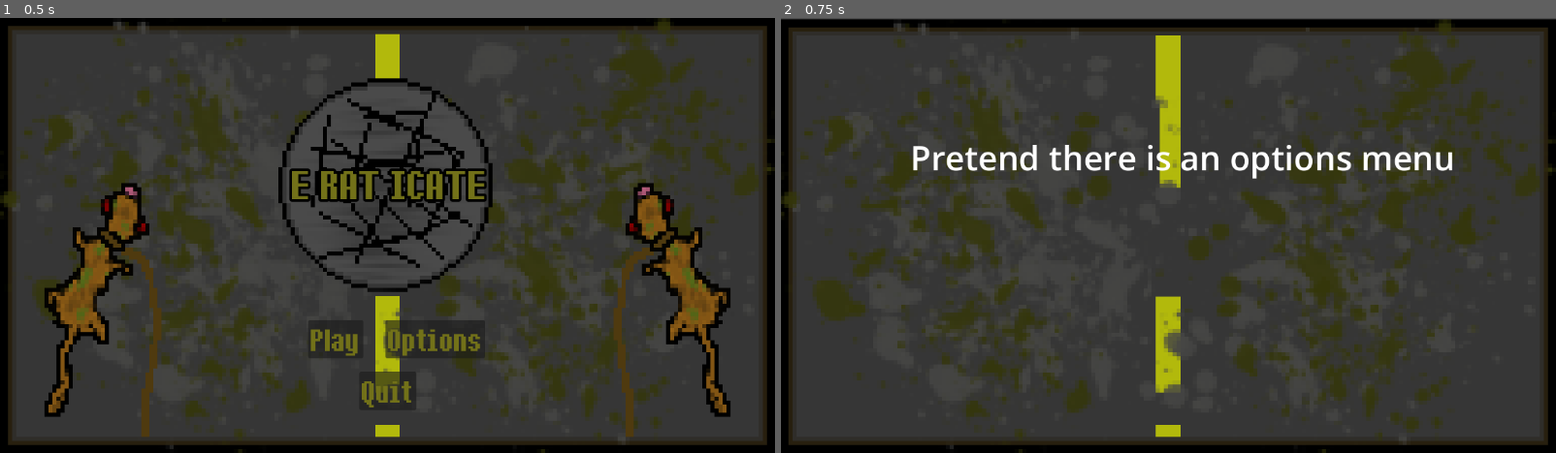
Above: before the commit, frames 1-2 (left to right).
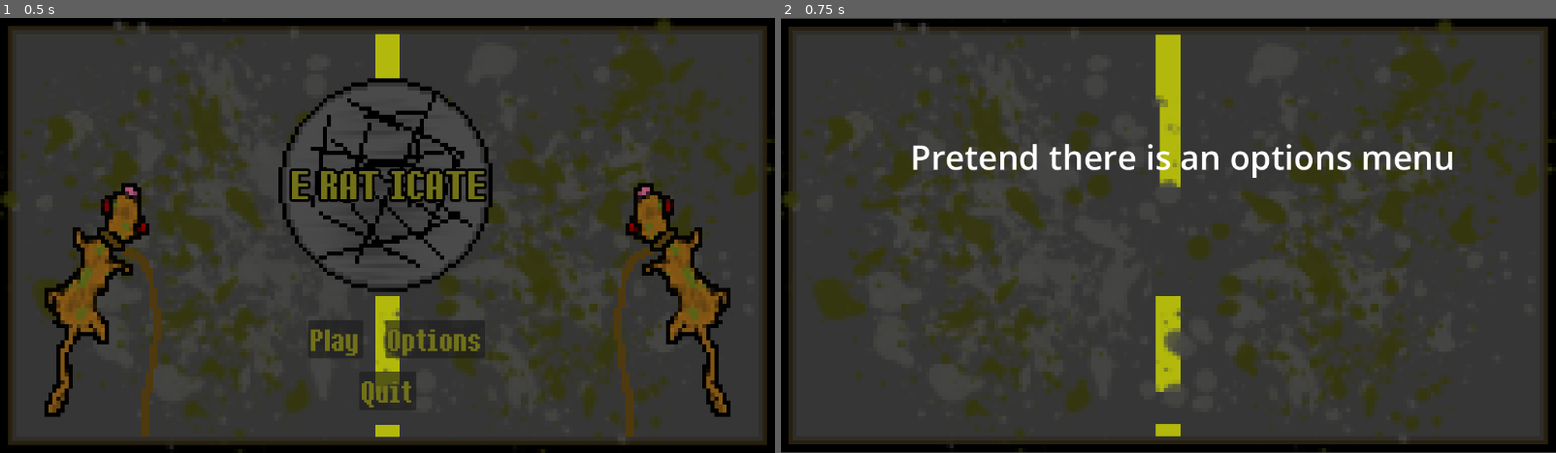
Above: after the commit, the same moments.

Repository: jjoseph-3/digi-game
Game: Godot game, scene res://Scenes/Title.tscn
Two runs of this game, one before a commit and one after it. Both use one fixed random seed, a clock stepped at 60 frames per second and the inputs below. Before the commit the project has no main scene; this scene is started directly in both runs.
Inputs:
- Up to frame 1 (0.5 s): no input
- Up to frame 2 (0.75 s): click "Options" at 0.5 s

Frame 1 is identical in both runs. In frame 2, 1.9% of the frame differs, in the area x 0-100%, y 0-100%.
Error before the commit: Invalid assignment on read-only value (on base: 'Dictionary'). (res://Scripts/player.gd:70)

Commit message:
comments magic strings numbers, ect

Diff:
--- a/main-game/Scenes/combat_ui.tscn
+++ b/main-game/Scenes/combat_ui.tscn
@@ -7,6 +7,10 @@
 [ext_resource type="FontFile" uid="uid://dibyr15oxrosn" path="res://ithaca-font/Ithaca-LVB75.ttf" id="5_oemdt"]
 [ext_resource type="Texture2D" uid="uid://ba5pnrhp35ilw" path="res://game_background.png" id="6_8xikn"]
 [ext_resource type="Texture2D" uid="uid://c81g657t7k1wk" path="res://icon.svg" id="7_bcns5"]
+
+[sub_resource type="LabelSettings" id="LabelSettings_bcns5"]
+font = ExtResource("5_oemdt")
+font_color = Color(0.52863, 0.5247975, 9.62615e-07, 1)
 
 [sub_resource type="StyleBoxFlat" id="StyleBoxFlat_4s1nj"]
 bg_color = Color(0.7930027, 0, 0.100829564, 1)
@@ -45,19 +49,21 @@
 
 [node name="Label2" type="Label" parent="." unique_id=879825671]
 layout_mode = 0
-offset_left = 136.0
-offset_top = 546.0
-offset_right = 266.0
-offset_bottom = 571.0
+offset_left = 156.0
+offset_top = 545.0
+offset_right = 205.0
+offset_bottom = 568.0
 text = "Level: "
+label_settings = SubResource("LabelSettings_bcns5")
 
 [node name="Label" type="Label" parent="." unique_id=543928835]
 layout_mode = 0
-offset_left = 957.0
-offset_top = 134.0
-offset_right = 1006.0
-offset_bottom = 157.0
+offset_left = 963.0
+offset_top = 136.0
+offset_right = 1012.0
+offset_bottom = 159.0
 text = "Level: "
+label_settings = SubResource("LabelSettings_bcns5")
 
 [node name="PanelContainer" type="PanelContainer" parent="." unique_id=690380015]
 layout_mode = 0
--- a/main-game/Scenes/options.tscn
+++ b/main-game/Scenes/options.tscn
@@ -7,6 +7,8 @@
 anchors_preset = 15
 anchor_right = 1.0
 anchor_bottom = 1.0
+offset_top = -1.0
+offset_bottom = -1.0
 grow_horizontal = 2
 grow_vertical = 2
 
--- a/main-game/Scenes/rat_screen.tscn
+++ b/main-game/Scenes/rat_screen.tscn
@@ -2,6 +2,7 @@
 
 [ext_resource type="Script" uid="uid://dv3pjhgixtt3t" path="res://Scripts/rat_screen.gd" id="1_vnipi"]
 [ext_resource type="PackedScene" uid="uid://bwwbmgmm0ab3g" path="res://Scenes/rat_in_party.tscn" id="2_7t316"]
+[ext_resource type="Texture2D" uid="uid://ba5pnrhp35ilw" path="res://game_background.png" id="3_fa5rd"]
 [ext_resource type="FontFile" uid="uid://dibyr15oxrosn" path="res://ithaca-font/Ithaca-LVB75.ttf" id="4_cq1lg"]
 
 [sub_resource type="LabelSettings" id="LabelSettings_yyl5t"]
@@ -22,6 +23,11 @@
 party_rat_scene = ExtResource("2_7t316")
 party_rat_spawn = NodePath("PanelContainer/VBoxContainer")
 vbox = NodePath("PanelContainer/VBoxContainer")
+
+[node name="GameBackground" type="Sprite2D" parent="." unique_id=221549443]
+position = Vector2(575.5, 324.99997)
+scale = Vector2(6.005208, 5.9814816)
+texture = ExtResource("3_fa5rd")
 
 [node name="PanelContainer" type="PanelContainer" parent="." unique_id=710611410]
 layout_mode = 0
--- a/main-game/Scripts/bag.gd
+++ b/main-game/Scripts/bag.gd
@@ -11,8 +11,6 @@
 
 
 func _ready() -> void:
-
-	# Creates buttons using the bag dictionary
 	bag = Global.bag
 	print(Global.bag)
 
@@ -24,6 +22,7 @@
 		item_buttons[item] = button
 		Global.item_buttons = item_buttons
 		vbox.add_child(button)
+	# Creates buttons using the bag dictionary
 
 
 func _process(delta: float) -> void:
--- a/main-game/Scripts/combat_ui.gd
+++ b/main-game/Scripts/combat_ui.gd
@@ -27,7 +27,7 @@
 const JOHO_MONEY_MULTI: float = 5.0
 const KART_MONEY_MULTI: float = 8.0
 const BASIC_ATTACK_POWER: float = 5
-const POWER_ATTACK_POWER: float = 10
+const POWER_ATTACK_POWER: float = 8
 const QUICK_ATTACK_POWER: float = 3
 
 var player_moved: bool = false
@@ -40,6 +40,7 @@
 var catch_chance: float:
 	set(new_value):
 		catch_chance = clampf(new_value, 0, 1)
+# Ensures that this variable is always between 0 and 1
 var player: CharacterBody2D
 var new_rat: String
 var trainer_bonus: float = 1
@@ -140,8 +141,7 @@
 			# If own hp is less than 1/4 of max enemy does a quick attack
 
 		else:
-		# Random chance for "normal attack" or "power attack" for enemy
-			var enemy_attack = randi_range(1, 2)
+			var enemy_attack = randi_range(OPTION_ONE, OPTION_TWO)
 			if enemy_attack == OPTION_ONE:
 				enemy_damage = int(floor((DAMAGE_SCALING * Global.wild_rat_level) + DAMAGE_FLOOR
 				* BASIC_ATTACK_POWER * (Global.wild_rat_attack /  max(Global.rat_defence, 1))))
@@ -162,7 +162,7 @@
 				else:
 					print("enemy missed")
 					enemy_moved = true
-
+			# Random chance for "normal attack" or "power attack" for enemy
 
 func basic_attack() -> void:
 	if player_moved == false:
--- a/main-game/Scripts/player.gd
+++ b/main-game/Scripts/player.gd
@@ -49,7 +49,9 @@
 		global_position = Global.saved_position
 		Global.has_saved_position = false
 
-	party = PARTY_BASE
+	# Fix to a bug where declaring a dict with a const makes it read only
+	party = PARTY_BASE.duplicate_deep()
+
 
 	Global.party = party
 	lead_rat = party.keys()[0]
@@ -87,7 +89,6 @@
 	Global.rat_level = party[lead_rat][PARTY_LEVEL]
 
 	Global.base_yield = Global.RAT_STATS[lead_rat][STATS_BASE_YEILD]
-	# Calculations for stats of each rat
 
 	print(Global.rat_hp)
 	print(Global.rat_attack)
@@ -136,12 +137,13 @@
 	* Global.RAT_STATS[lead_rat][STATS_BASE_HP])
 	* party[lead_rat][PARTY_LEVEL]) + party[lead_rat][PARTY_LEVEL] + BASE_HP
 
+	# Keeps the rats hp between battles
 	if called_from_combat:
 		print("called from combat")
 		party[lead_rat][PARTY_CURRENT_HP] = party[lead_rat][PARTY_MAX_HP] \
 		if Global.current_rat_max_hp_percent \
 		== 0 else roundf(Global.current_rat_max_hp_percent * party[lead_rat][PARTY_MAX_HP])
-		# Keeps the rats hp between battles
+
 	else:
 		party[lead_rat][PARTY_CURRENT_HP] = party[lead_rat][PARTY_CURRENT_HP]
 
--- /dev/null
+++ b/main-game/boss.tscn
@@ -0,0 +1,8 @@
+[gd_scene format=3 uid="uid://cjv5ey7mtbhy5"]
+
+[sub_resource type="RectangleShape2D" id="RectangleShape2D_mihky"]
+
+[node name="CharacterBody2D" type="CharacterBody2D" unique_id=625856921]
+
+[node name="CollisionShape2D" type="CollisionShape2D" parent="." unique_id=1967657599]
+shape = SubResource("RectangleShape2D_mihky")
--- a/main-game/project.godot
+++ b/main-game/project.godot
@@ -11,6 +11,7 @@
 [application]
 
 config/name="Main-game"
+run/main_scene="uid://dojwfw255gfvf"
 config/features=PackedStringArray("4.6", "Forward Plus")
 config/icon="res://icon.svg"
 
